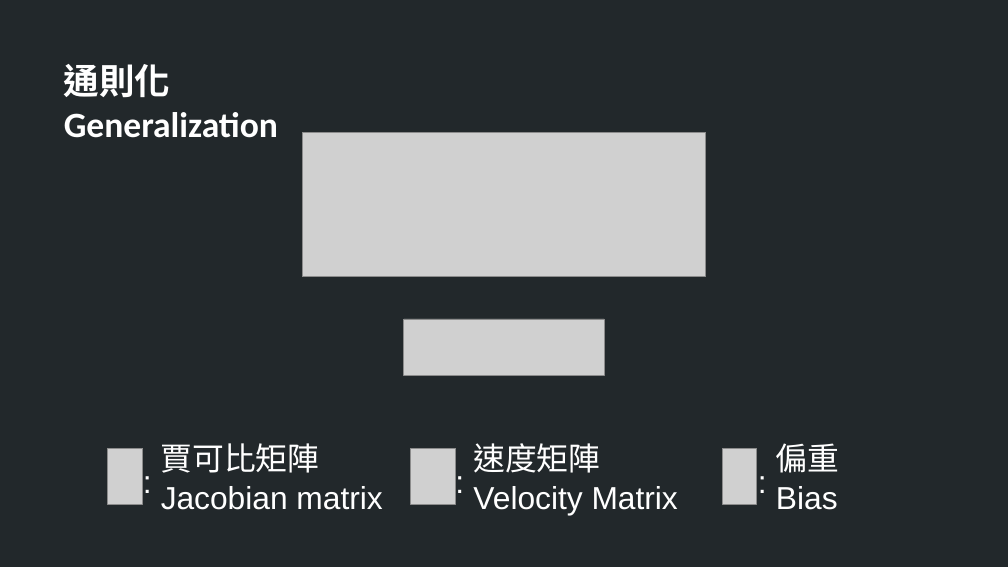
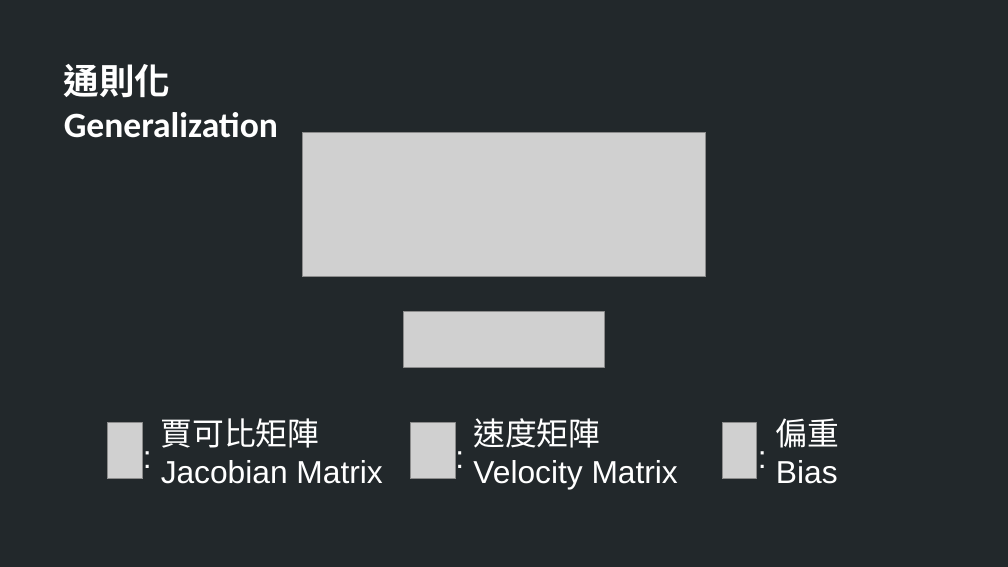
Before and after one commit to TheAllenChou/unity-physics-constraints, a slide deck: slide 8 of slides/physics constraints in games.odp. Drawn at 1008x567 pixels with LibreOffice and Linux fonts; fonts in the diff are those of the drawing; grey boxes stand for pictures. Boxes give left, top, right and bottom in pixels: in the first picture for what was removed or moved away, otherwise in the second. Text is boxed around its words. In the diff, an @@ line names an element or a change of style, - is before the commit and + after.

Commit message:
Slides.

```diff
--- a/slides/physics constraints in games.odp
+++ b/slides/physics constraints in games.odp
@@ picture: place and size @@
-picture at bbox=[403, 319, 604, 375]
+picture at bbox=[403, 312, 604, 368]
@@ 6 texts, 3 pictures: place and size @@
-6 texts, 3 pictures at bbox=[107, 443, 839, 514]
+6 texts, 3 pictures at bbox=[107, 418, 839, 489]
@@ text at bbox=[161, 460, 382, 484]: text changed @@
-Jacobian matrix
+Jacobian Matrix
```
